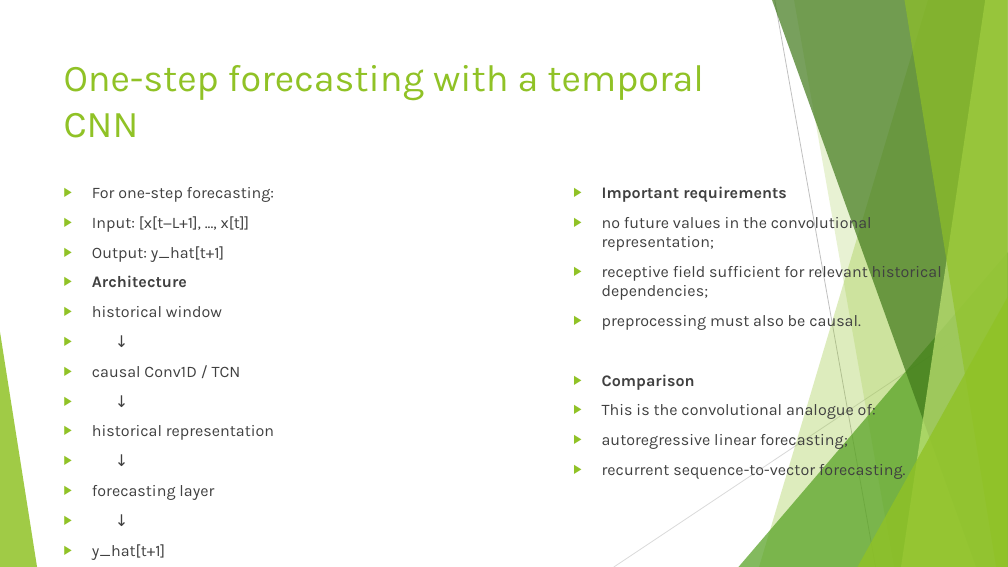
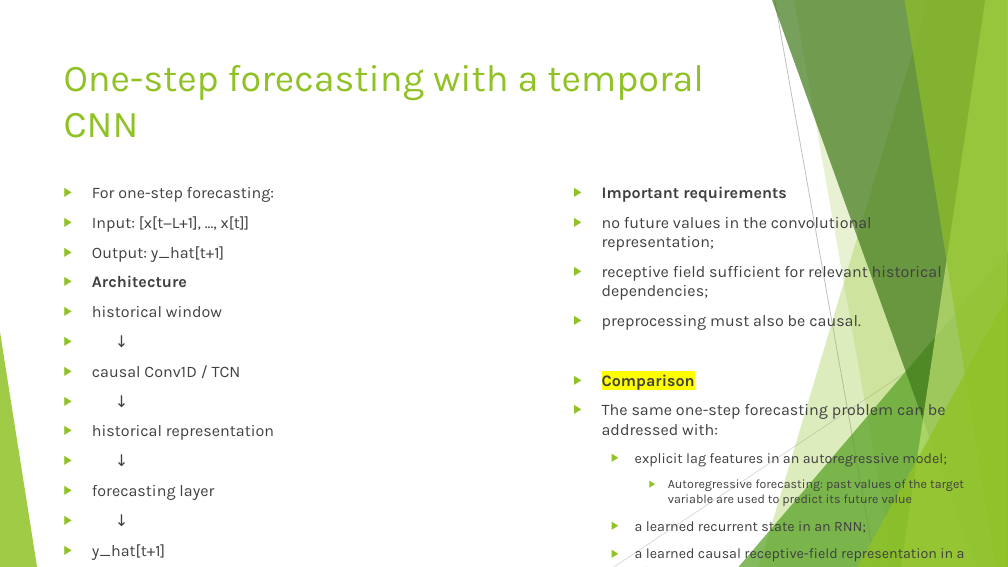
Before and after one commit to FranzGH/timeseries, a slide deck: slide 222 of Slides/05 CNNs.pptx (slide 225 before the commit). Drawn at 1008x567 pixels with LibreOffice and Linux fonts; fonts in the diff are those of the drawing. Boxes give left, top, right and bottom in pixels: in the first picture for what was removed or moved away, otherwise in the second. Text is boxed around its words. In the diff, an @@ line names an element or a change of style, - is before the commit and + after.

```diff
--- a/Slides/05 CNNs.pptx
+++ b/Slides/05 CNNs.pptx
@@ text at [602,374,695,390]: highlight none to #FFFF00 in "Comparison" @@
@@ text at [602,401,965,562]: text changed; size 15.3 to 13.6 pt @@
-▶ This is the convolutional analogue of:
-▶ autoregressive linear forecasting;
-▶ recurrent sequence-to-vector forecasting.
+▶ The same one-step forecasting problem can be addressed with:
+  ▶ explicit lag features in an autoregressive model;
+    ▶ Autoregressive forecasting: past values of the target variable are used to predict its future value
+  ▶ a learned recurrent state in an RNN;
+  ▶ a learned causal receptive-field representation in a TCN.
```
Also in this commit, not shown: 64 other slides changed, 20 slides added, 5 slides removed, 1 other file.
